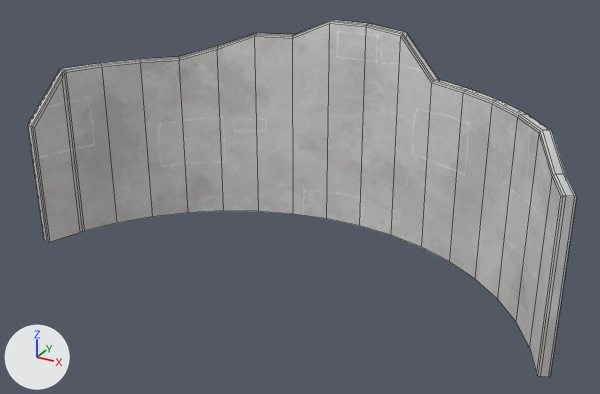
Two versions of the FBX model Assets/ProjectAsset/Stage1/Inside/Temple/Circle/Circle_Wall_02/FBX/Circle_wall2.fbx, one commit apart.
Camera for both pictures: a 50 mm lens placed at (98.7, -136.0, 110.9), pointed at (-0.8, 44.8, 20.5). Lighting does not change. The marker at lower left points along +X, +Y and +Z. The picture after the commit comes second. Mesh edges are drawn as thin lines. Where no turn or scale is listed for an object, it has been applied to the vertices.
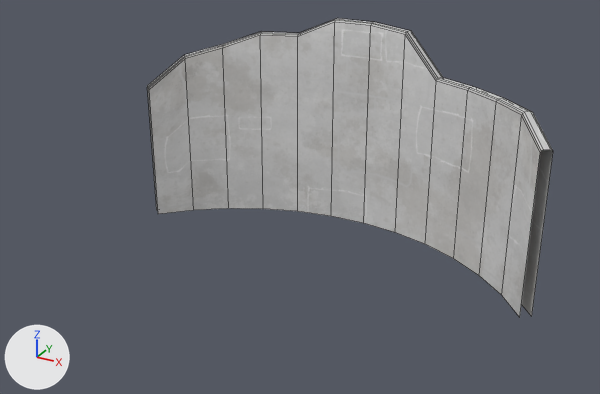
Location of each change, (x1, y1, x2, y2) in pixels of the pictures (600 x 394 px):
'Object031', reshaped, moved (26% narrower, 16% shorter): before (28, 21, 577, 377); after (147, 19, 553, 317)
'Object037', reshaped, moved (26% narrower, 63% shorter): before (28, 20, 574, 377); after (148, 18, 550, 150)
part 1 of me_mesh, cut back: before (498, 114, 577, 377); after (502, 112, 553, 317)
part 2 of me_mesh, cut back: before (28, 58, 188, 242); after (147, 56, 193, 214)
part 3 of me_mesh_001, cut back: before (522, 114, 574, 377); after (525, 112, 550, 150)
part 4 of me_mesh_001, cut back: before (28, 57, 179, 241); after (148, 55, 185, 87)

Diff of the bpy script that builds the scene:
```diff
--- a/Assets/ProjectAsset/Stage1/Inside/Temple/Circle/Circle_Wall_02/FBX/Circle_wall2.fbx.py
+++ b/Assets/ProjectAsset/Stage1/Inside/Temple/Circle/Circle_Wall_02/FBX/Circle_wall2.fbx.py
@@ me_mesh_001 @@
 # verts and faces of me_mesh_001; kept vertices keep their numbers, new ones are numbered from 40
-me_mesh_001.from_pydata(...)  # 40 vertices, 19 faces; spans x -74.2..73.1, y 20.4..77.0, z 1.4..63.1
+me_mesh_001.from_pydata(...)  # 26 vertices, 12 faces; spans x -57.8..62.6, y 44.0..77.0, z 42.7..63.1
+# me_mesh_001 part 3
+delete_vertices([*range(0, 6), 36, 37])  # with the faces that use them
+verts[40] = (62.6, 45.0, 45.9)  # pixel (550, 149)
+verts[41] = (61.2, 44.0, 45.9)  # pixel (543, 149)
+faces += [(6, 7, 41, 40)]
+# me_mesh_001 part 4
+delete_vertices([*range(28, 36), 38, 39])  # with the faces that use them
+verts[42] = (-57.8, 51.0, 42.7)  # pixel (147, 85)
+verts[43] = (-56.6, 49.9, 42.7)  # pixel (148, 87)
+faces += [(26, 42, 43, 27)]
 me_mesh_001.materials.append(mat_material__59)
@@ me_mesh @@
-me_mesh.from_pydata(...)  # 158 vertices, 115 faces; spans x -74.6..73.5, y 20.4..77.7, z 1.4..63.1
+me_mesh.from_pydata(...)  # 104 vertices, 72 faces; spans x -58.3..63.1, y 43.6..77.7, z 1.4..63.1
+# me_mesh part 1
+# 26 vertices are removed from x 60.6..73.5, y 24.0..45.5, z 1.4..51.2
+# 22 faces are deleted
+# 6 vertices are added at (63.0, 45.3, 45.7), (62.6, 45.0, 45.9), (63.1, 45.5, 45.2), (60.8, 43.7, 45.7), (60.6, 43.7, 45.2), (61.2, 44.0, 45.9)
+# 6 new faces join them
+# me_mesh part 2
+# 40 vertices are removed from x -74.6..-56.0, y 20.4..51.5, z 1.4..51.2
+# 33 faces are deleted
+# 6 vertices are added at (-58.2, 51.3, 42.5), (-57.8, 51.0, 42.7), (-58.3, 51.5, 42.0), (-56.2, 49.6, 42.5), (-56.0, 49.4, 42.0), (-56.6, 49.9, 42.7)
+# 6 new faces join them
 me_mesh.materials.append(mat_material__59)
@@ ob_object037 @@
 ob_object037 = bpy.data.objects.new('Object037', me_mesh_001)
-ob_object037.location = (0.0, 0.0, -1.1)
+ob_object037.location = (0.3, 2.5, -1.1)
@@ ob_object031 @@
 ob_object031 = bpy.data.objects.new('Object031', me_mesh)
-ob_object031.location = (0.0, 0.0, -1.1)
+ob_object031.location = (0.3, 2.5, -1.1)
```
